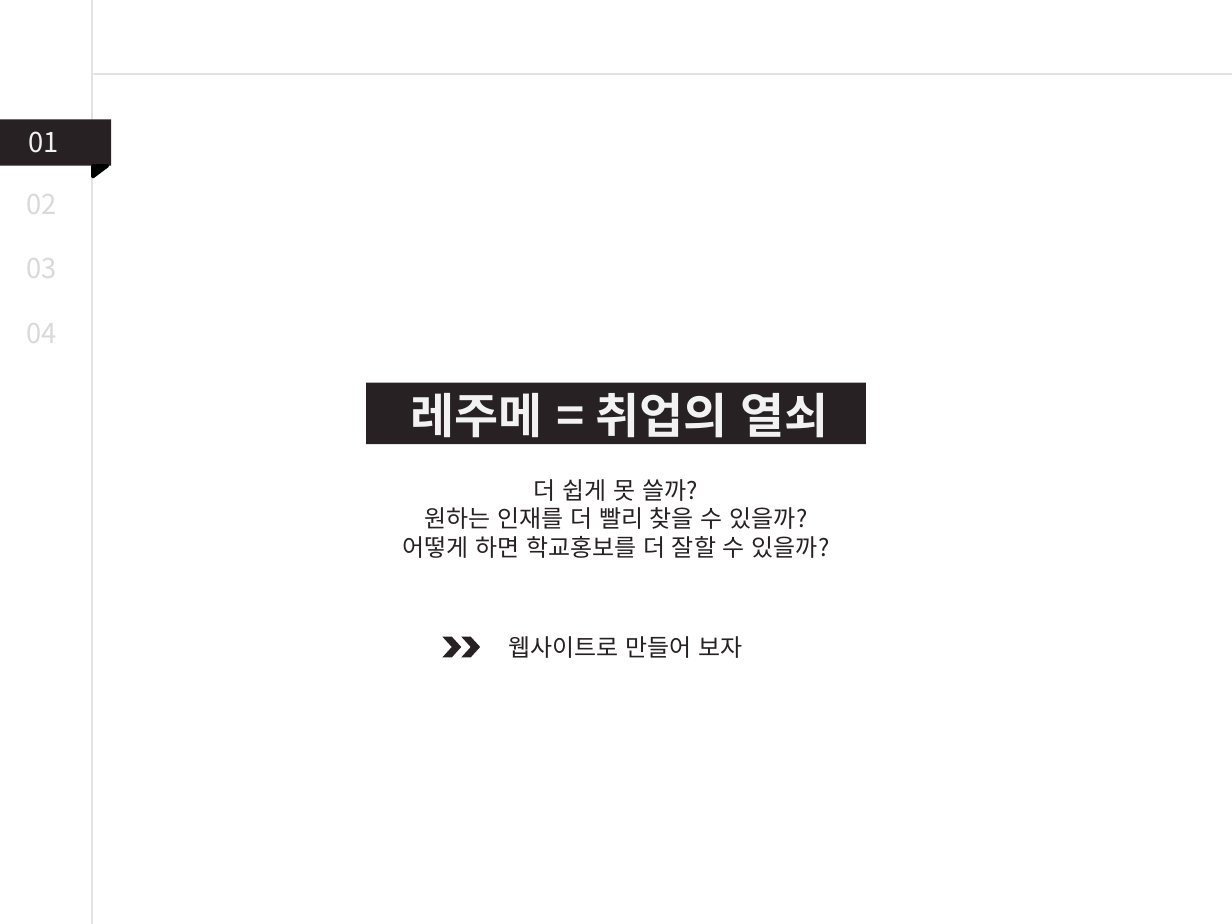
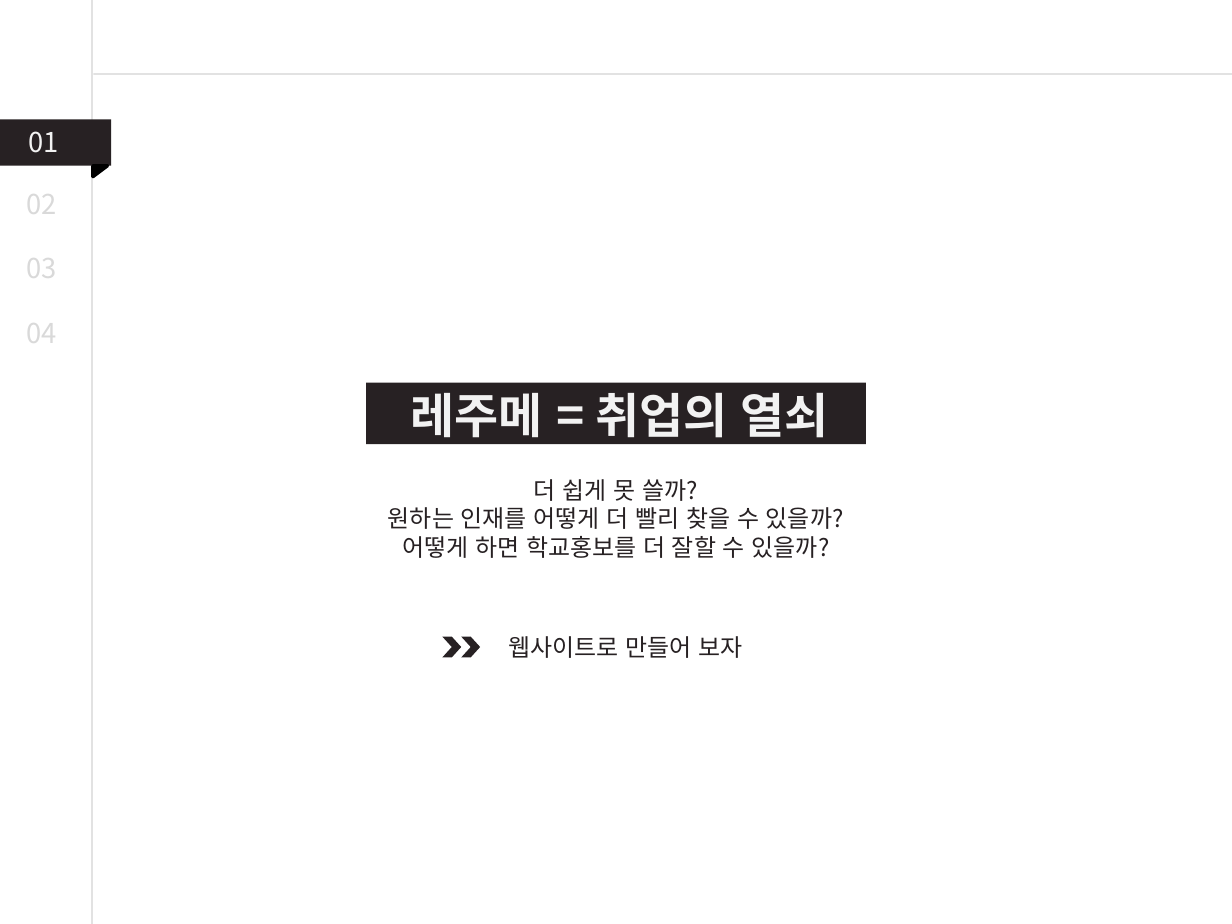
Before and after one commit to byh020907/2uzubook, a slide deck: slide 4 of Presentation/PPT템플릿_강의안.pptx. Drawn at 1232x924 pixels with LibreOffice and Linux fonts; fonts in the diff are those of the drawing. Boxes give left, top, right and bottom in pixels: in the first picture for what was removed or moved away, otherwise in the second. Text is boxed around its words. In the diff, an @@ line names an element or a change of style, - is before the commit and + after.

```diff
--- a/Presentation/PPT템플릿_강의안.pptx
+++ b/Presentation/PPT템플릿_강의안.pptx
@@ text at box(388, 507, 844, 529): text changed @@
-원하는 인재를 더 빨리 찾을 수 있을까?
+원하는 인재를 어떻게 더 빨리 찾을 수 있을까?
```
Also in this commit, not shown: 2 other slides changed, 1 slide removed.
